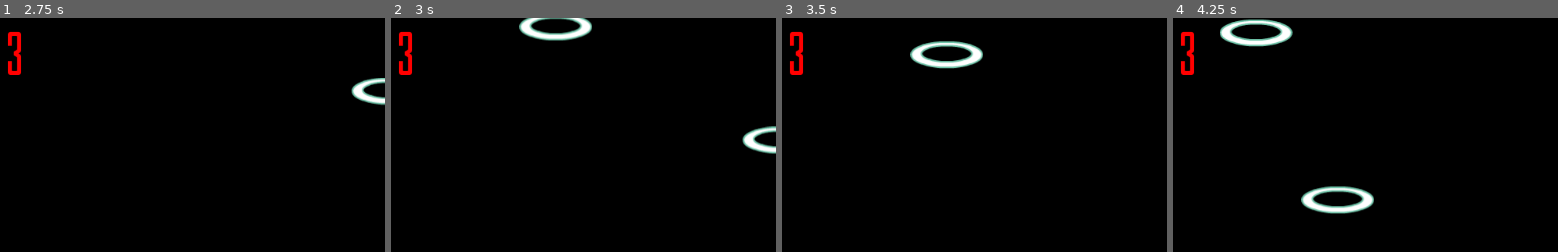
Above: before the commit, frames 1-4 (left to right).
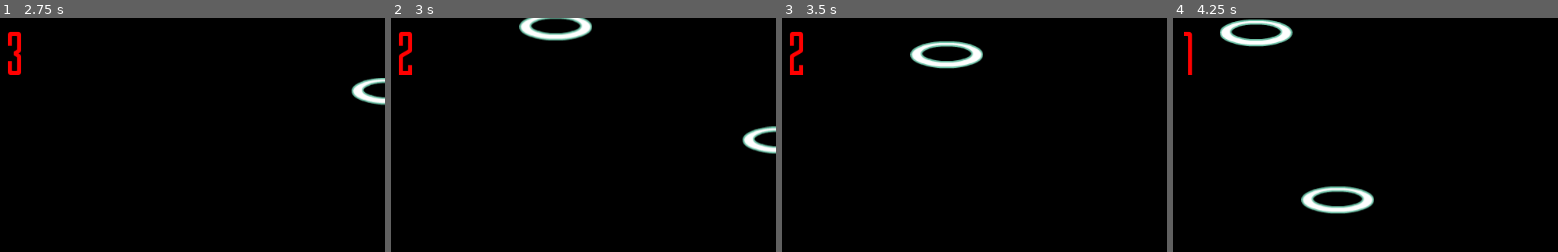
Above: after the commit, the same moments.

Repository: keith-kenny/basket-case
Game: Godot game, scene res://Game.tscn
Two runs of this game, one before a commit and one after it. Both use one fixed random seed, a clock stepped at 60 frames per second and the inputs below. The project has no main scene, so this scene is started directly.
Inputs:
- Up to frame 1 (2.75 s): tap Enter at 0.5 s; hold D (right) 0.53-1.28 s; hold A (left) 1.28-2.03 s; hold D (right) from 2.03 s (still down)
- Up to frame 2 (3 s): keep holding D (right)
- Up to frame 3 (3.5 s): keep holding D (right)
- Up to frame 4 (4.25 s): release D (right) at 3.53 s; hold A (left) from 3.53 s (still down)
The pictures show only the part of the screen within x 0-50%, y 0-50%; the shares and areas given below are measured in that part.

Frame 1 is identical in both runs. In frame 2, 0.1% of the frame differs, in the area x 2-6%, y 14-25%; in frame 3, 0.1%; in frame 4, 0.4%, in the area x 2-6%, y 5-25%.

Commit message:
Bare bones of allowed missing and game finishing

Diff:
--- a/Dropper.gd
+++ b/Dropper.gd
@@ -4,6 +4,7 @@
 
 export var min_gravity = 2
 export var max_gravity = 4
+var collected= false
 
 # Called when the node enters the scene tree for the first time.
 func _ready():
@@ -14,11 +15,12 @@
 func randomise_gravity_scale():
 	gravity_scale = rand_range(min_gravity, max_gravity)
 
-func _on_VisibilityNotifier2D_screen_exited():
-	print("I have left the screen")
-	emit_signal("not_collected")
+func collect():
+	emit_signal("collected")
+	collected = true
 	queue_free()
 
-func collect():
-	emit_signal("collected")
+func _on_VisibilityNotifier2D_screen_exited():
+	if not collected:
+		emit_signal("not_collected")
 	queue_free()
--- a/Dropper.tscn
+++ b/Dropper.tscn
@@ -21,3 +21,7 @@
 [node name="CollisionShape2D" type="CollisionShape2D" parent="."]
 position = Vector2( 0.5, 1.5 )
 shape = SubResource( 1 )
+
+[node name="VisibilityNotifier2D" type="VisibilityNotifier2D" parent="."]
+
+[connection signal="screen_exited" from="VisibilityNotifier2D" to="." method="_on_VisibilityNotifier2D_screen_exited"]
--- a/Game.gd
+++ b/Game.gd
@@ -20,3 +20,7 @@
 	dropper.connect("not_collected", $HUD/MissLabel, "update_miss")
 	add_child(dropper)
 	pass # Replace with function body.
+
+
+func _on_MissLabel_gameover():
+	get_tree().quit()
--- a/Game.tscn
+++ b/Game.tscn
@@ -64,3 +64,4 @@
 }
 
 [connection signal="timeout" from="DropperSpawnTimer" to="." method="_on_DropperSpawnTimer_timeout"]
+[connection signal="gameover" from="HUD/MissLabel" to="." method="_on_MissLabel_gameover"]
--- a/MissLabel.gd
+++ b/MissLabel.gd
@@ -1,4 +1,5 @@
 extends Label
+signal gameover
 
 var allowed_misses = 0
 
@@ -11,5 +12,7 @@
 func update_miss():
 	if allowed_misses > 0:
 		allowed_misses = allowed_misses - 1
+	else:
+		emit_signal("gameover")
 
 	text = str(allowed_misses)
